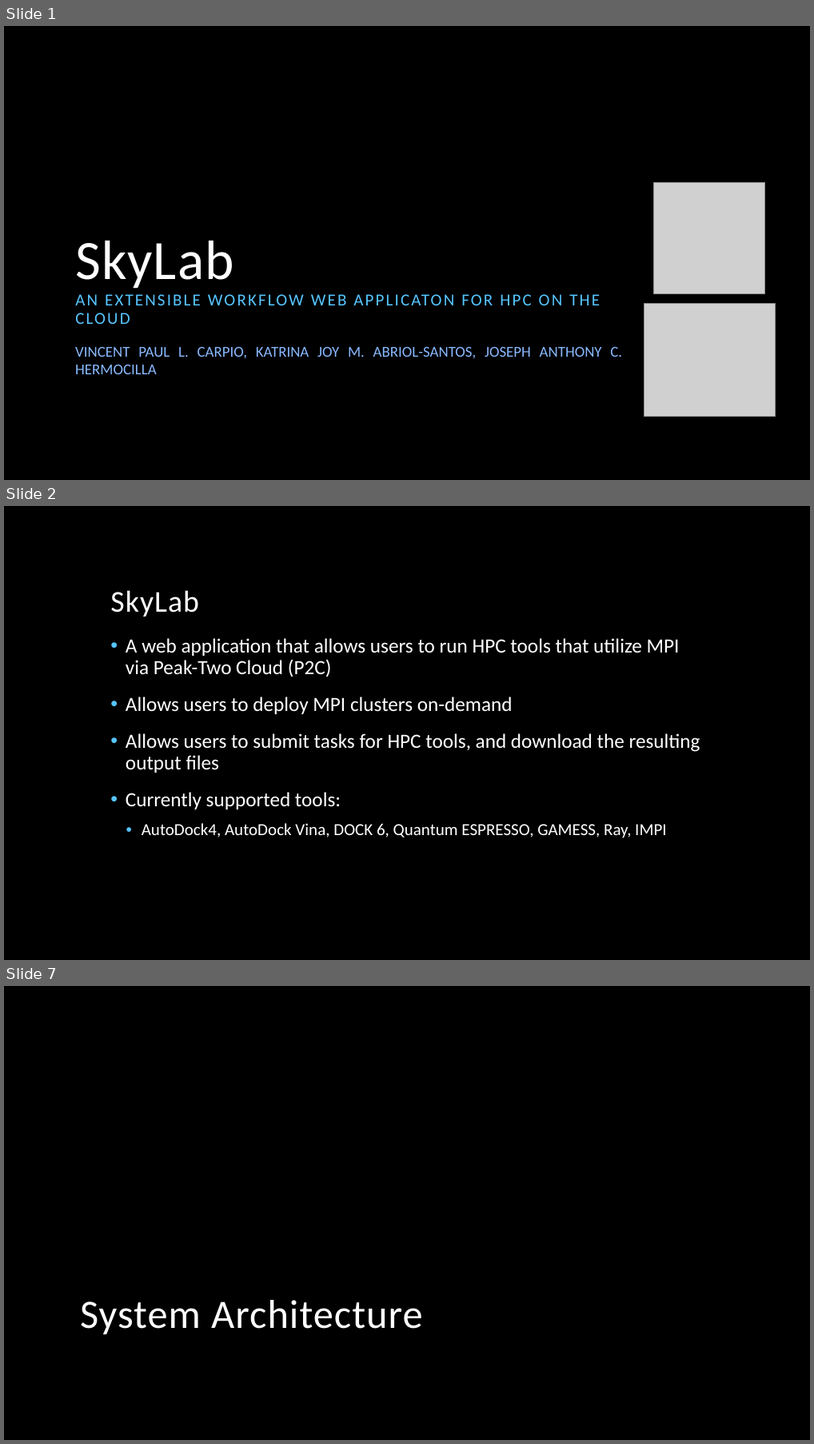
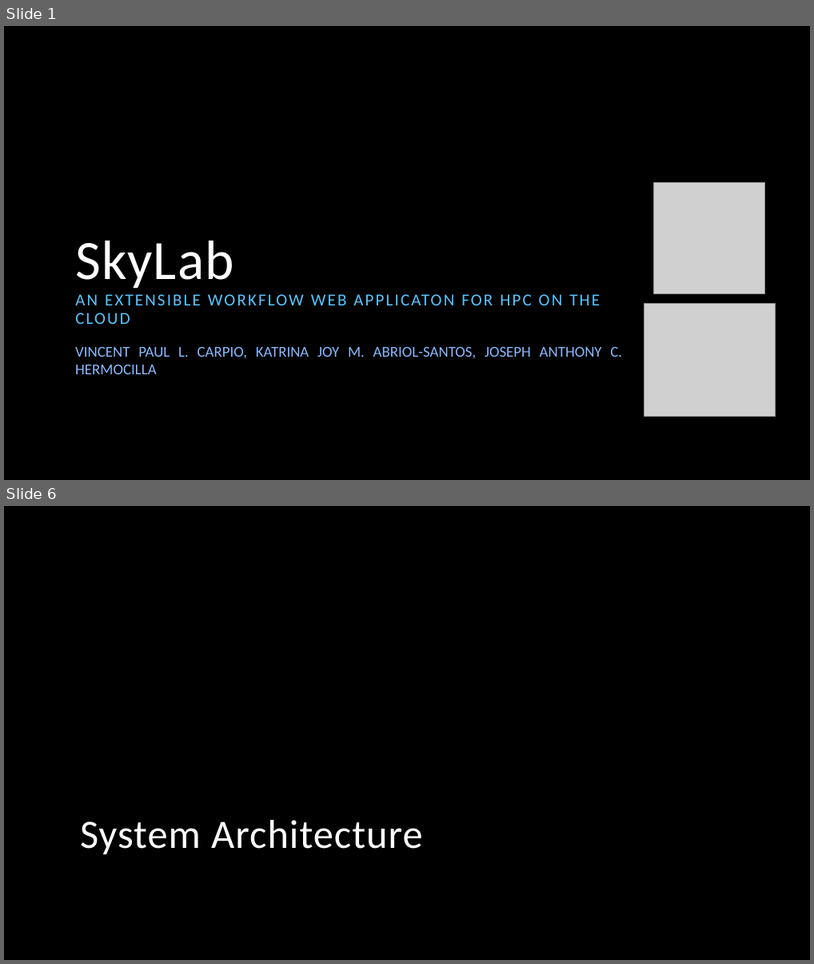
Before and after one commit to vincentpaul12/SkyLab-Files, a slide deck: pcsc_skylab.pptx. Shown one above the other, each under a label of ours: slides 1, 2 and 7 before the commit, slides 1 and 6 after it; the slides between them are not shown. The pictures are 814x1444 and 814x964 pixels, drawn with LibreOffice and Linux fonts; fonts in the diff are those of the drawing; grey boxes stand for pictures; background and template pictures are left out. Boxes give left, top, right and bottom in pixels: in the first picture for what was removed or moved away, otherwise in the second. Text is boxed around its words. In the diff, an @@ line names an element or a change of style, - is before the commit and + after.

```diff
--- a/pcsc_skylab.pptx
+++ b/pcsc_skylab.pptx
@@ slide 2 removed at bbox=[4, 506, 810, 960], background picture (left out) @@
@@ title removed at bbox=[110, 590, 199, 616] @@
-SkyLab
@@ text removed at bbox=[126, 638, 701, 838] @@
-• A web application that allows users to run HPC tools that utilize MPI via Peak-Two Cloud (P2C)
-• Allows users to deploy MPI clusters on-demand
-• Allows users to submit tasks for HPC tools, and download the resulting output files
-• Currently supported tools:
-  • AutoDock4, AutoDock Vina, DOCK 6, Quantum ESPRESSO, GAMESS, Ray, IMPI
@@ what was slide 7 is now slide 6 @@
```
Also in this commit, not shown: 11 slides changed, 1 slide added, 1 other slide removed.
